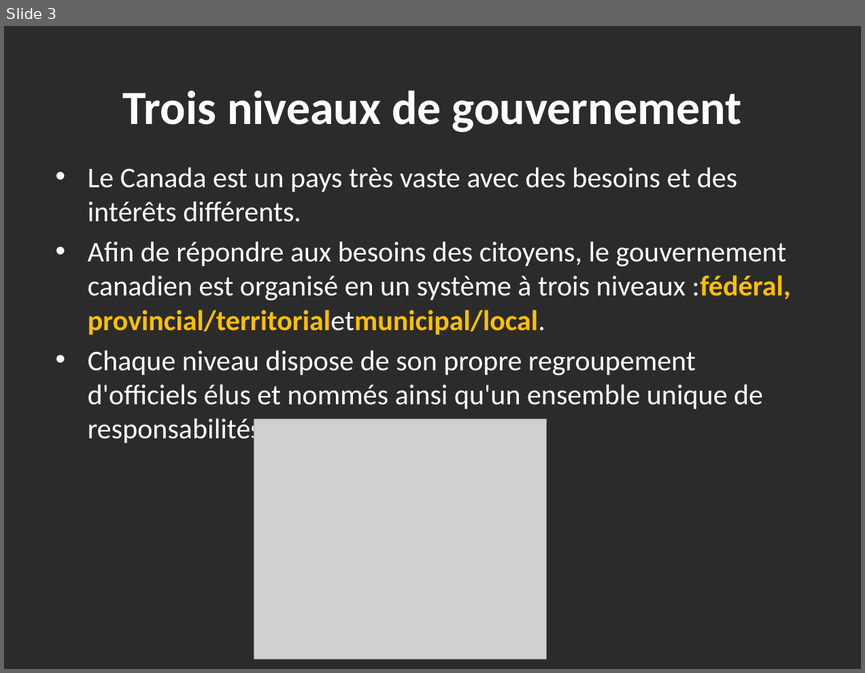
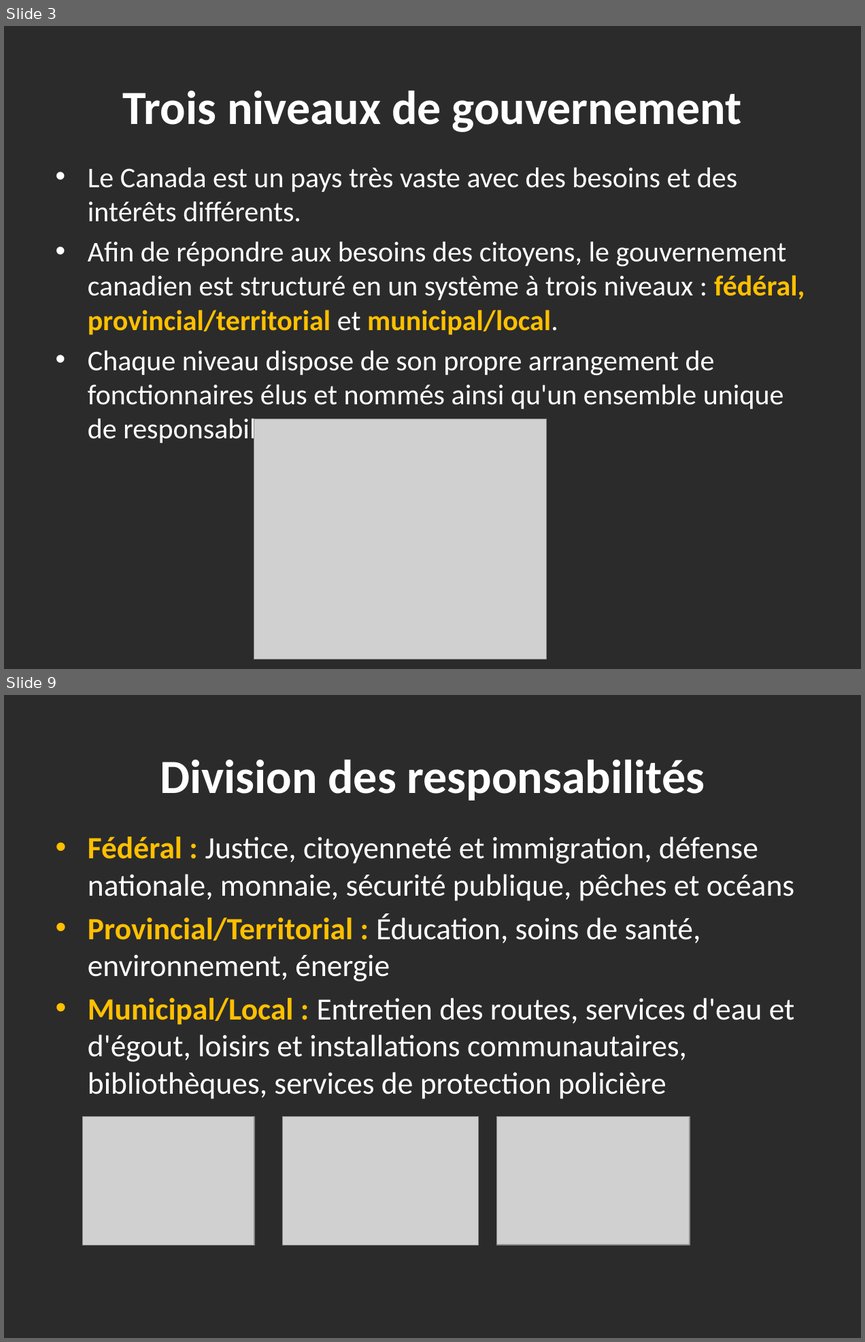
Before and after one commit to haomengqi00709/TranslationAPP, a slide deck: Output_ppt/PPT-3-Government-in-Canada1 (1)_fr_new.pptx. Shown one above the other, each under a label of ours: slide 3 before the commit, slides 3 and 9 after it; the slides between them are not shown. The pictures are 865x673 and 865x1342 pixels, drawn with LibreOffice and Linux fonts; fonts in the diff are those of the drawing; grey boxes stand for pictures; background and template pictures are left out; a plain dark background stands for a picture behind light text. Boxes give left, top, right and bottom in pixels: in the first picture for what was removed or moved away, otherwise in the second. Text is boxed around its words. In the diff, an @@ line names an element or a change of style, - is before the commit and + after.

```diff
--- a/Output_ppt/PPT-3-Government-in-Canada1 (1)_fr_new.pptx
+++ b/Output_ppt/PPT-3-Government-in-Canada1 (1)_fr_new.pptx
@@ slide 9 added at [4,695,861,1338], background picture (left out) @@
@@ title added at [160,760,704,800], 40 pt, text #FFFFFF, bold @@
+Division des responsabilités
@@ text added at [88,836,795,1099], 26 pt, text #FFFFFF @@
+• Fédéral : Justice, citoyenneté et immigration, défense nationale, monnaie, sécurité publique, pêches et océans
+• Provincial/Territorial : Éducation, soins de santé, environnement, énergie
+• Municipal/Local : Entretien des routes, services d'eau et d'égout, loisirs et installations communautaires, bibliothèques, services de protection policière
@@ picture added at [83,1117,255,1245] @@
@@ picture added at [283,1117,478,1245] @@
@@ picture added at [496,1117,689,1245] @@
@@ slide 3 changed as well @@
@@ text at [88,242,804,446]: text changed @@
-• Afin de répondre aux besoins des citoyens, le gouvernement canadien est organisé en un système à trois niveaux :fédéral, provincial/territorialetmunicipal/local.
-• Chaque niveau dispose de son propre regroupement d'officiels élus et nommés ainsi qu'un ensemble unique de responsabilités.
+• Afin de répondre aux besoins des citoyens, le gouvernement canadien est structuré en un système à trois niveaux : fédéral, provincial/territorial et municipal/local.
+• Chaque niveau dispose de son propre arrangement de fonctionnaires élus et nommés ainsi qu'un ensemble unique de responsabilités.
```
Also in this commit, not shown: 2 other slides changed, 6 other slides added, 21 other files.
